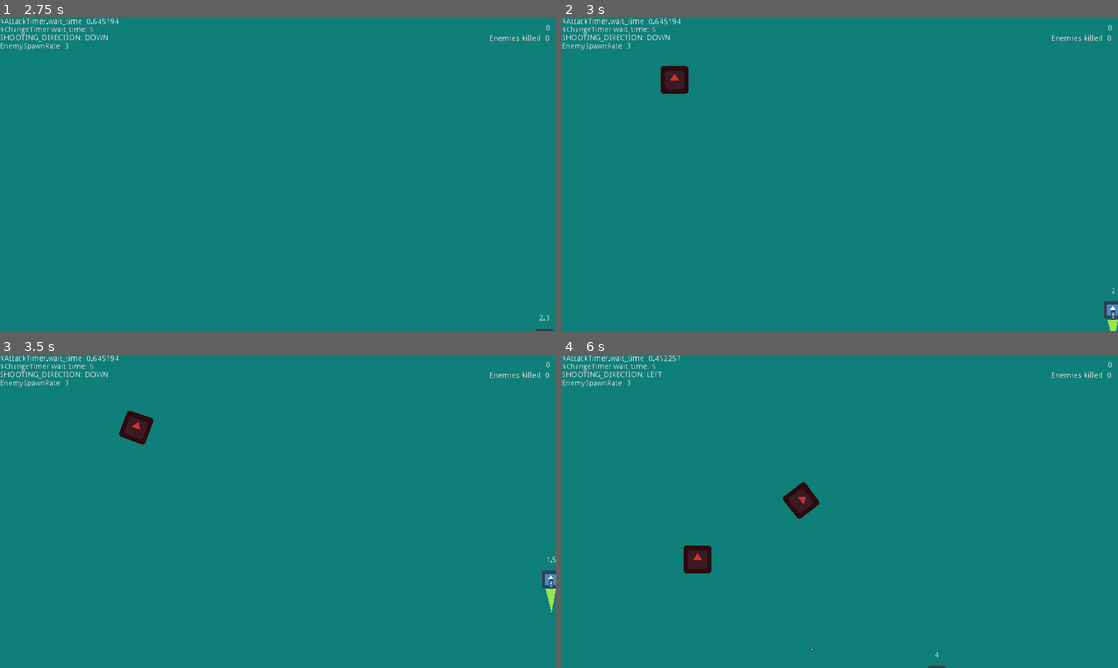
Above: before the commit, frames 1-4 (two rows, left to right).
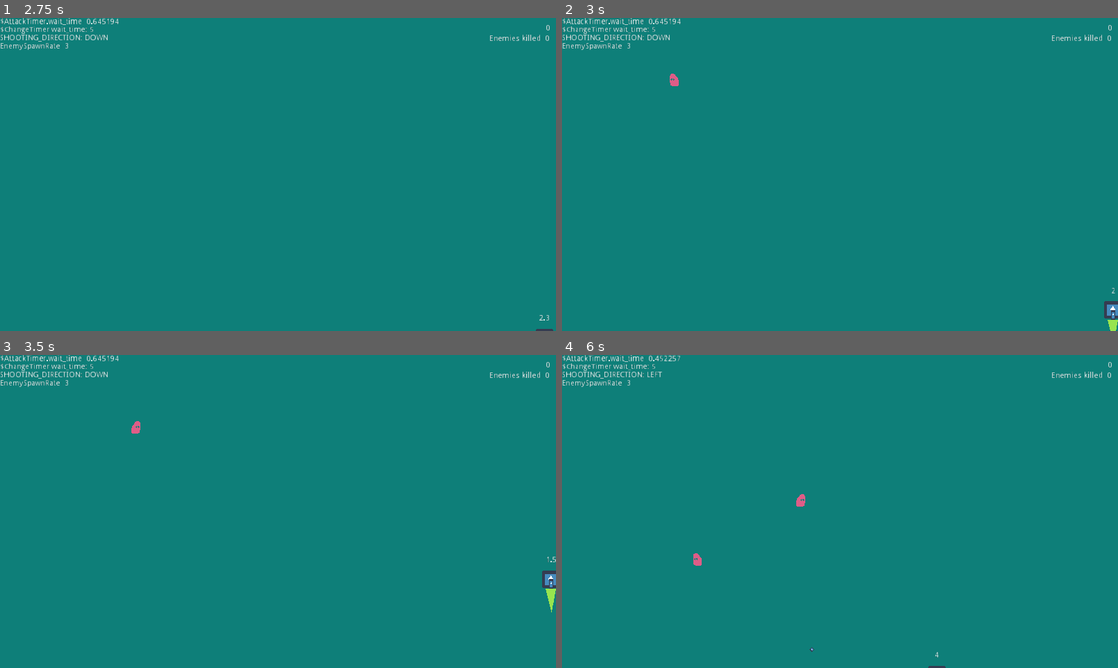
Above: after the commit, the same moments.

Repository: skarnl/gmtk-game-jam
Game: Godot game, scene res://screens/splash.tscn
Same seed, same stepped clock (60 frames per second), same inputs: the game is played once before the commit and once after it. The engine's default icon, where the game draws it, is replaced by a stand-in: a white triangle on a blue panel in a dark square.
Inputs:
- Up to frame 1 (2.75 s): tap Enter at 0.5 s; hold Right (ui_right) 0.53-1.28 s; hold Down (ui_down) 1.28-2.03 s; hold Right (ui_right) from 2.03 s (still down)
- Up to frame 2 (3 s): tap Space at 2.75 s; release Right (ui_right) at 2.78 s; hold Up (ui_up) from 2.78 s (still down)
- Up to frame 3 (3.5 s): keep holding Up (ui_up)
- Up to frame 4 (6 s): release Up (ui_up) at 3.53 s; hold Left (ui_left) 3.53-5.03 s; hold Down (ui_down) 5.03-5.78 s; hold Right (ui_right) from 5.78 s (still down)

Frame 1 is identical in both runs. In frame 2, 0.4% of the frame differs, in the area x 17-23%, y 15-25%; in frame 3, 0.4%; in frame 4, 0.9%, in the area x 21-47%, y 40-70%.

Commit message:
Add enemy walk animation

Diff:
--- a/entities/enemy.gd
+++ b/entities/enemy.gd
@@ -33,7 +33,10 @@
 
 	var motion = (player_reference.get_global_position() - global_position)
 	move_and_slide(motion.normalized() * movement_speed)
-	look_at(player_reference.position)
+
+	$Sprite.flip_h = motion.normalized().x > 0
+
+#	look_at(player_reference.position)
 
 
 #bullet
--- a/entities/enemy.tscn
+++ b/entities/enemy.tscn
@@ -1,34 +1,53 @@
 [gd_scene load_steps=5 format=2]
 
-[ext_resource path="res://assets/images/icon.png" type="Texture" id=1]
+[ext_resource path="res://assets/images/enemy-walk.png" type="Texture" id=1]
 [ext_resource path="res://entities/enemy.gd" type="Script" id=2]
 
-[sub_resource type="CircleShape2D" id=1]
-radius = 31.7547
+[sub_resource type="Animation" id=1]
+resource_name = "walk"
+length = 0.6
+loop = true
+tracks/0/type = "value"
+tracks/0/path = NodePath("Sprite:frame")
+tracks/0/interp = 1
+tracks/0/loop_wrap = true
+tracks/0/imported = false
+tracks/0/enabled = true
+tracks/0/keys = {
+"times": PoolRealArray( 0, 0.1, 0.2, 0.3, 0.4 ),
+"transitions": PoolRealArray( 1, 1, 1, 1, 1 ),
+"update": 1,
+"values": [ 0, 1, 2, 3, 5 ]
+}
 
 [sub_resource type="CircleShape2D" id=2]
-radius = 32.0237
+radius = 1.96219
 
 [node name="Enemy" type="KinematicBody2D" groups=[
 "enemies",
 ]]
-modulate = Color( 0.828125, 0.187622, 0.187622, 1 )
 collision_layer = 4
 collision_mask = 0
 script = ExtResource( 2 )
 
 [node name="Sprite" type="Sprite" parent="."]
-scale = Vector2( 0.4, 0.4 )
 texture = ExtResource( 1 )
+hframes = 6
+
+[node name="AnimationPlayer" type="AnimationPlayer" parent="."]
+autoplay = "walk"
+anims/walk = SubResource( 1 )
 
 [node name="CollisionShape2D" type="CollisionShape2D" parent="."]
-shape = SubResource( 1 )
+visible = false
+shape = SubResource( 2 )
 
 [node name="Area2D" type="Area2D" parent="."]
 collision_layer = 4
 collision_mask = 8
 
-[node name="CollisionShape2D" type="CollisionShape2D" parent="Area2D"]
-shape = SubResource( 2 )
+[node name="CollisionPolygon2D" type="CollisionPolygon2D" parent="Area2D"]
+visible = false
+polygon = PoolVector2Array( -0.502693, -12.1874, 9.05404, -0.152988, 8.70008, 11.5275, -6.75586, 11.2915, -9.4695, 4.21243, -9.23353, -8.76584, -5.22206, -13.0133 )
 [connection signal="area_entered" from="Area2D" to="." method="_on_Area2D_area_entered"]
 [connection signal="body_entered" from="Area2D" to="." method="_on_Area2D_body_entered"]
Binary file added: assets/images/enemy-walk.png
Not shown, added: assets/images/enemy-walk.png.import
